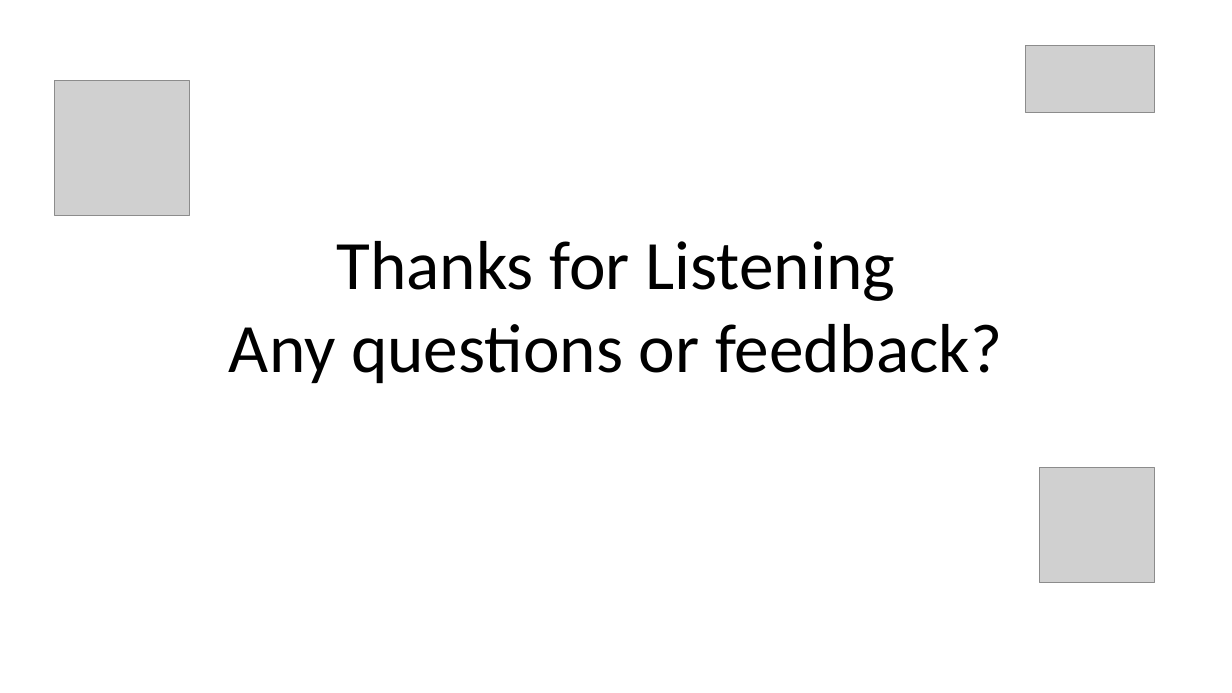
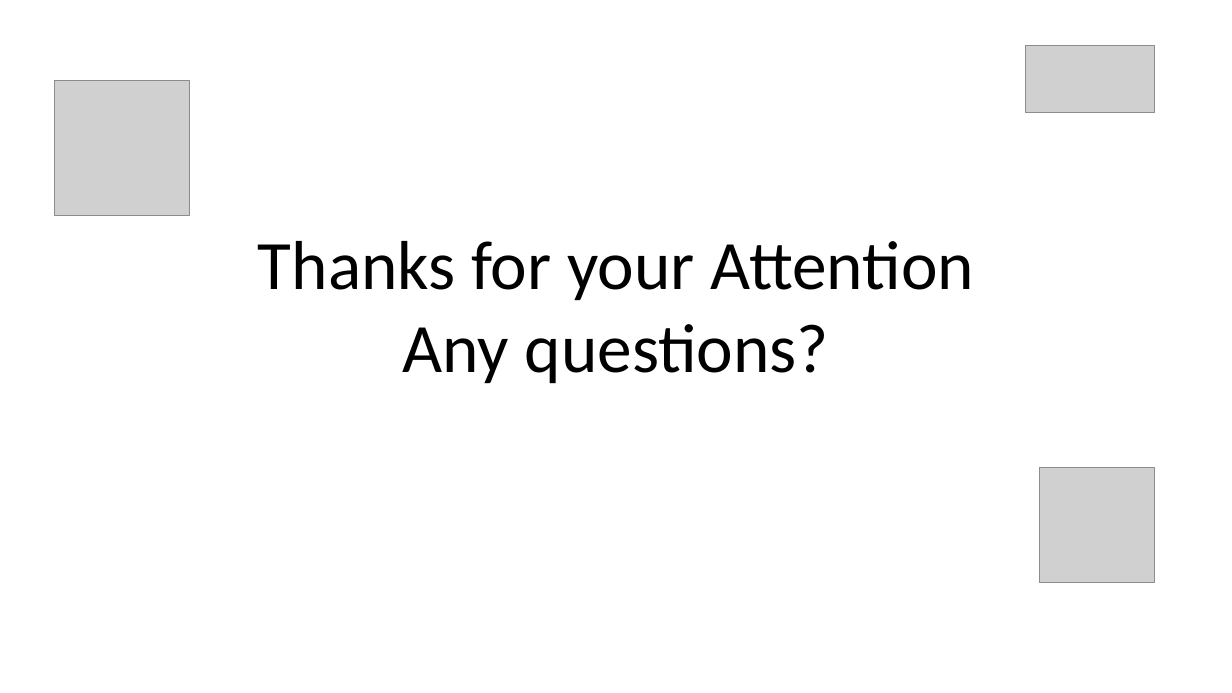
Before and after one commit to Codaxx/WSN_Lab_2025, a slide deck: slide 10 of wsnlab-ss25-final-group2.pptx (slide 16 before the commit). Drawn at 1232x693 pixels with LibreOffice and Linux fonts; fonts in the diff are those of the drawing; grey boxes stand for pictures; background and template pictures are left out. Boxes give left, top, right and bottom in pixels: in the first picture for what was removed or moved away, otherwise in the second. Text is boxed around its words. In the diff, an @@ line names an element or a change of style, - is before the commit and + after.

```diff
--- a/wsnlab-ss25-final-group2.pptx
+++ b/wsnlab-ss25-final-group2.pptx
@@ text at <box>258,241,974,384</box>: text changed @@
-Thanks for Listening
-Any questions or feedback?
+Thanks for your Attention
+Any questions?
```
Also in this commit, not shown: 4 other slides changed, 1 slide added, 1 slide removed.
